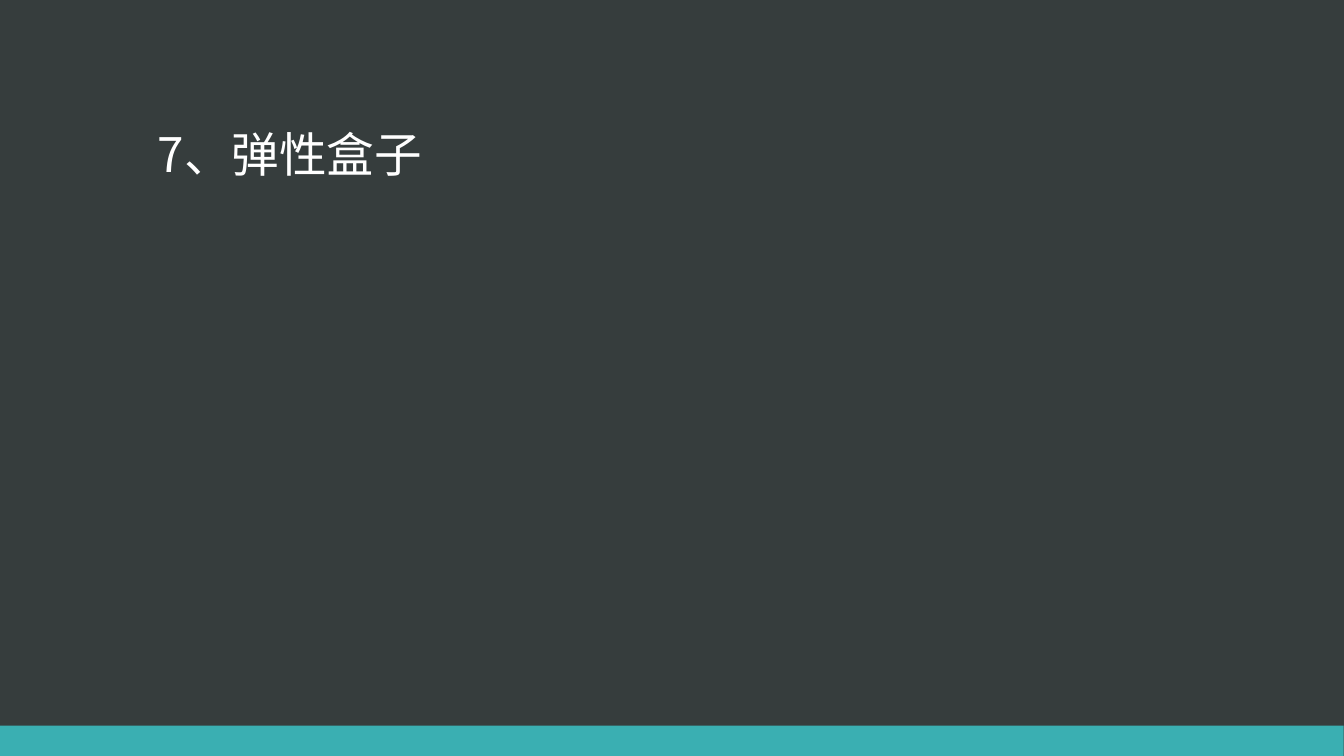
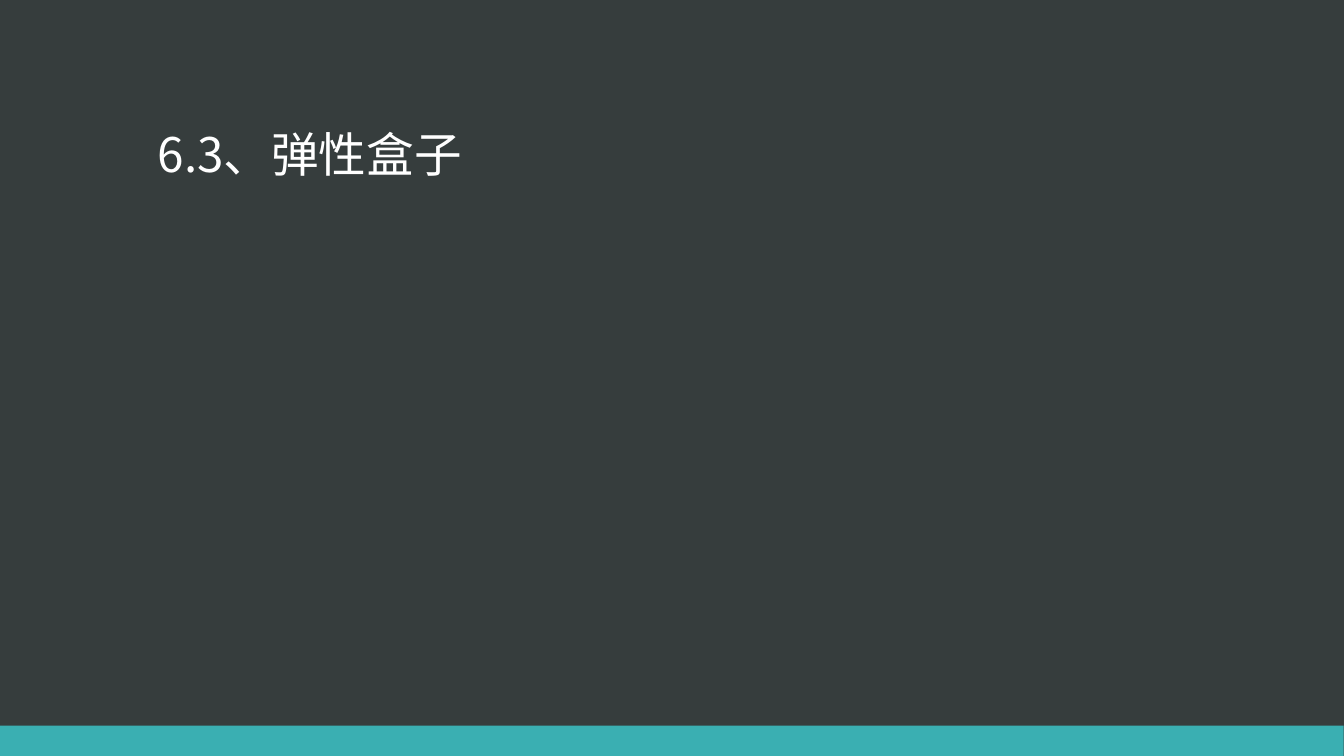
Before and after one commit to eventao/courseware, a slide deck: slide 12 of ppt/css3/css3-1.pptx (slide 9 before the commit). Drawn at 1344x756 pixels with LibreOffice and Linux fonts; fonts in the diff are those of the drawing. Boxes give left, top, right and bottom in pixels: in the first picture for what was removed or moved away, otherwise in the second. Text is boxed around its words. In the diff, an @@ line names an element or a change of style, - is before the commit and + after.

```diff
--- a/ppt/css3/css3-1.pptx
+++ b/ppt/css3/css3-1.pptx
@@ title at [158, 132, 462, 176]: text changed @@
-7、弹性盒子
+6.3、弹性盒子
```
Also in this commit, not shown: 1 other slide changed, 3 slides added.
